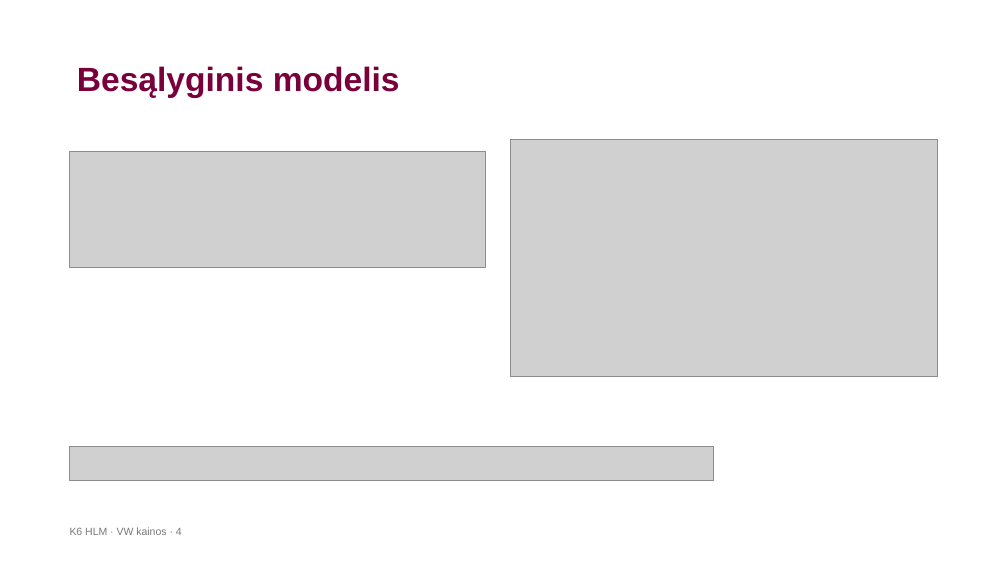
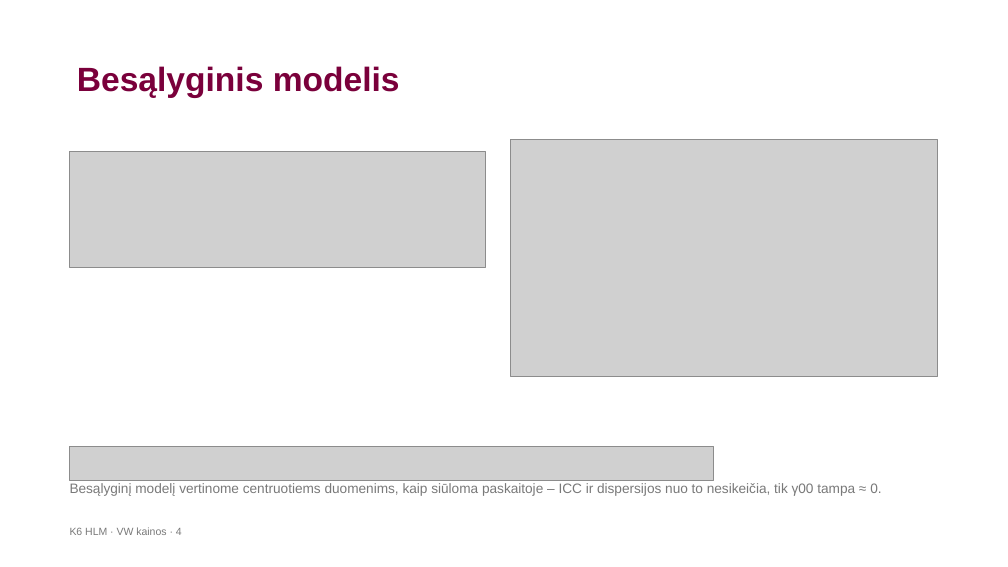
Before and after one commit to LidijaPu/K6, a slide deck: slide 4 of K6_HLM_VW_pristatymas-2.pptx. Drawn at 1008x567 pixels with LibreOffice and Linux fonts; fonts in the diff are those of the drawing; grey boxes stand for pictures; background and template pictures are left out. Boxes give left, top, right and bottom in pixels: in the first picture for what was removed or moved away, otherwise in the second. Text is boxed around its words. In the diff, an @@ line names an element or a change of style, - is before the commit and + after.

```diff
--- a/K6_HLM_VW_pristatymas-2.pptx
+++ b/K6_HLM_VW_pristatymas-2.pptx
@@ text added at [70, 483, 881, 496], 13 pt, text #797979 @@
+Besąlyginį modelį vertinome centruotiems duomenims, kaip siūloma paskaitoje – ICC ir dispersijos nuo to nesikeičia, tik γ00 tampa ≈ 0.
```
Also in this commit, not shown: 5 other slides changed, 1 slide added, 5 slides removed, 4 other files.
